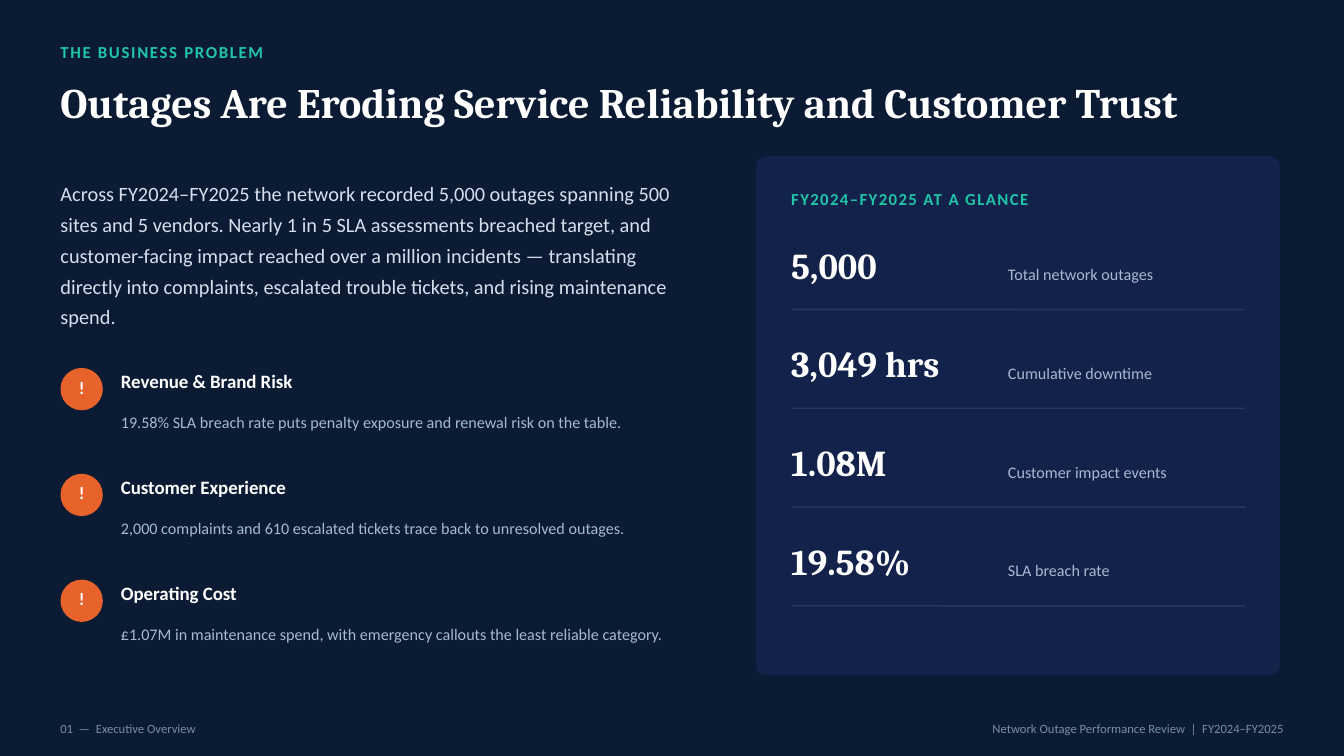
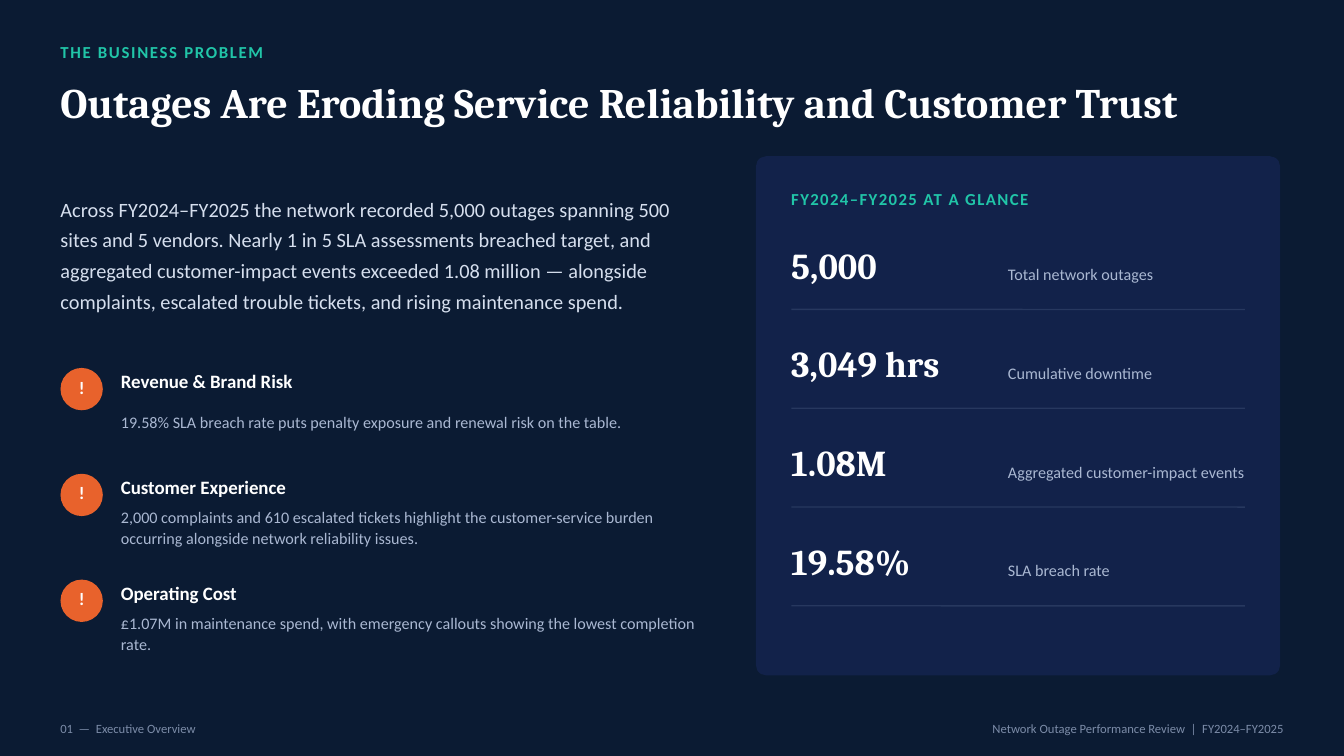
Before and after one commit to iheanyi-okwara/data-analysis-projects, a slide deck: slide 2 of Telecom_Network_Outage_Analytics/presentation/Telecom Network Outage Analytics.pptx. Drawn at 1344x756 pixels with LibreOffice and Linux fonts; fonts in the diff are those of the drawing. Boxes give left, top, right and bottom in pixels: in the first picture for what was removed or moved away, otherwise in the second. Text is boxed around its words. In the diff, an @@ line names an element or a change of style, - is before the commit and + after.

Commit message:
Update Telecom Network Outage Analytics presentation

```diff
--- a/Telecom_Network_Outage_Analytics/presentation/Telecom Network Outage Analytics.pptx
+++ b/Telecom_Network_Outage_Analytics/presentation/Telecom Network Outage Analytics.pptx
@@ text at [60, 203, 670, 313]: text changed @@
-Across FY2024–FY2025 the network recorded 5,000 outages spanning 500 sites and 5 vendors. Nearly 1 in 5 SLA assessments breached target, and customer-facing impact reached over a million incidents — translating directly into complaints, escalated trouble tickets, and rising maintenance spend.
+Across FY2024–FY2025 the network recorded 5,000 outages spanning 500 sites and 5 vendors. Nearly 1 in 5 SLA assessments breached target, and aggregated customer-impact events exceeded 1.08 million — alongside complaints, escalated trouble tickets, and rising maintenance spend.
@@ text at [1008, 467, 1244, 481]: text changed @@
-Customer impact events
+Aggregated customer-impact events
@@ text at [121, 512, 653, 547]: text changed @@
-2,000 complaints and 610 escalated tickets trace back to unresolved outages.
+2,000 complaints and 610 escalated tickets highlight the customer-service burden occurring alongside network reliability issues.
@@ text at [121, 618, 694, 650]: text changed @@
-£1.07M in maintenance spend, with emergency callouts the least reliable category.
+£1.07M in maintenance spend, with emergency callouts showing the lowest completion rate.
```
Also in this commit, not shown: 9 other slides changed.
